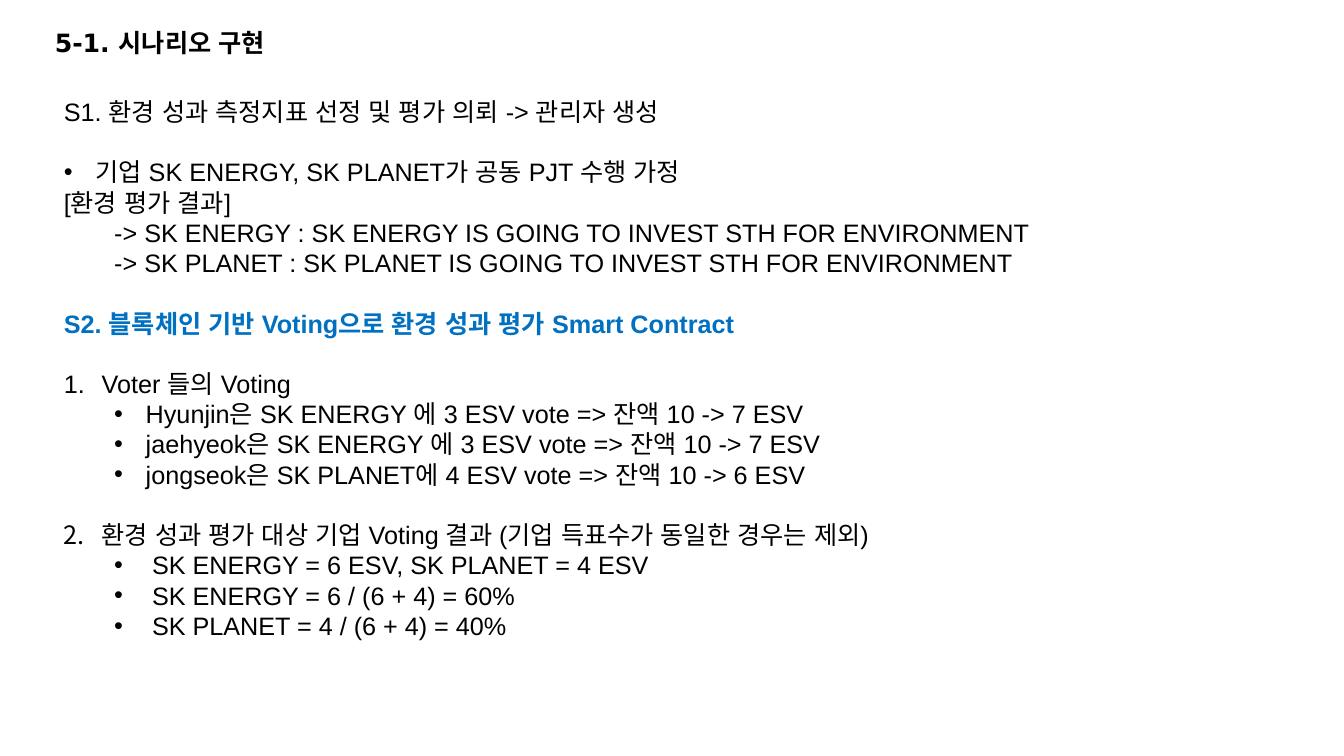
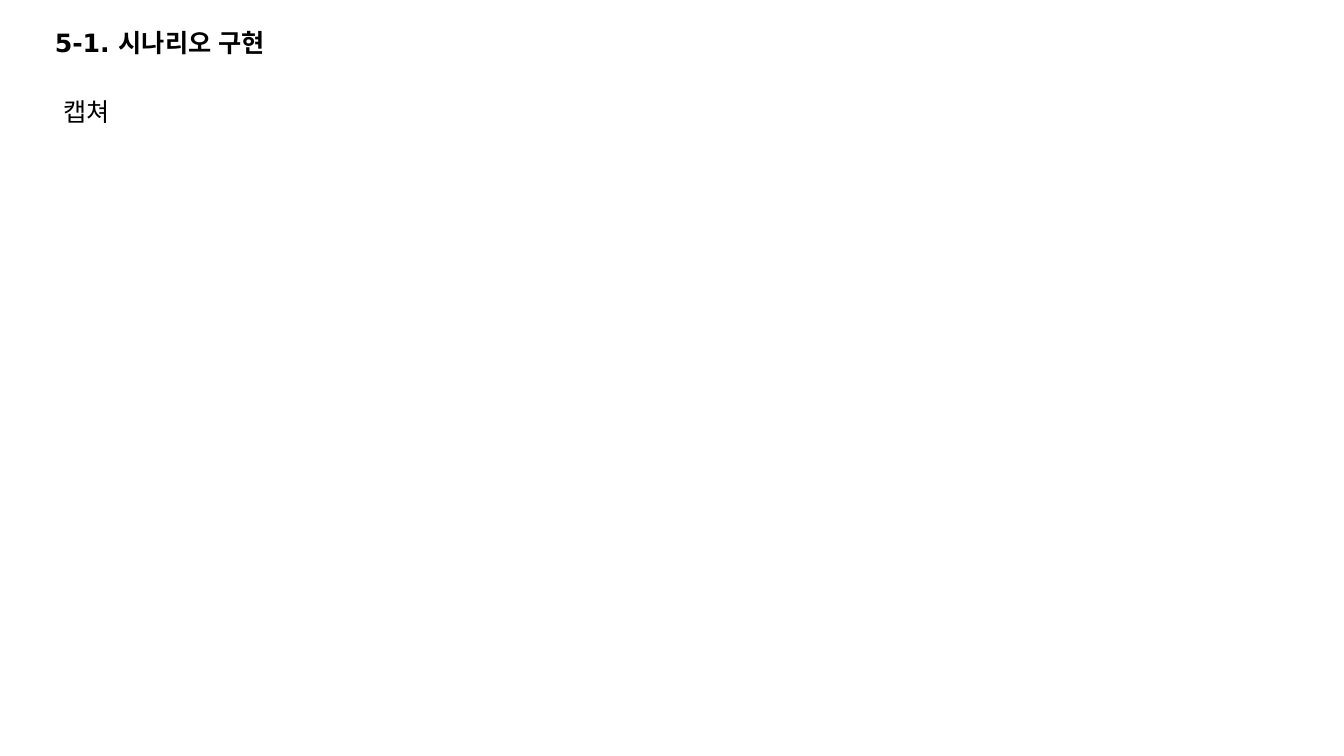
Before and after one commit to ro0opf/blockchain-jdp, a slide deck: slide 9 of blockchain_archi_v3.1.pptx. Drawn at 1344x756 pixels with LibreOffice and Linux fonts; fonts in the diff are those of the drawing. Boxes give left, top, right and bottom in pixels: in the first picture for what was removed or moved away, otherwise in the second. Text is boxed around its words. In the diff, an @@ line names an element or a change of style, - is before the commit and + after.

```diff
--- a/blockchain_archi_v3.1.pptx
+++ b/blockchain_archi_v3.1.pptx
@@ text removed at bbox=[64, 100, 1029, 641] @@
-S1. 환경 성과 측정지표 선정 및 평가 의뢰 -> 관리자 생성
-• 기업 SK ENERGY, SK PLANET가 공동 PJT 수행 가정
-[환경 평가 결과]
-  -> SK ENERGY : SK ENERGY IS GOING TO INVEST STH FOR ENVIRONMENT
-  -> SK PLANET : SK PLANET IS GOING TO INVEST STH FOR ENVIRONMENT
-S2. 블록체인 기반 Voting으로 환경 성과 평가 Smart Contract
-1. Voter 들의 Voting
-  • Hyunjin은 SK ENERGY 에 3 ESV vote => 잔액 10 -> 7 ESV
-  • jaehyeok은 SK ENERGY 에 3 ESV vote => 잔액 10 -> 7 ESV
-  • jongseok은 SK PLANET에 4 ESV vote => 잔액 10 -> 6 ESV
-2. 환경 성과 평가 대상 기업 Voting 결과 (기업 득표수가 동일한 경우는 제외)
-  • SK ENERGY = 6 ESV, SK PLANET = 4 ESV
-  • SK ENERGY = 6 / (6 + 4) = 60%
-  • SK PLANET = 4 / (6 + 4) = 40%
@@ text added at bbox=[64, 100, 110, 123], 18 pt, text #000000 @@
+캡쳐
```
Also in this commit, not shown: 1 other slide changed.
